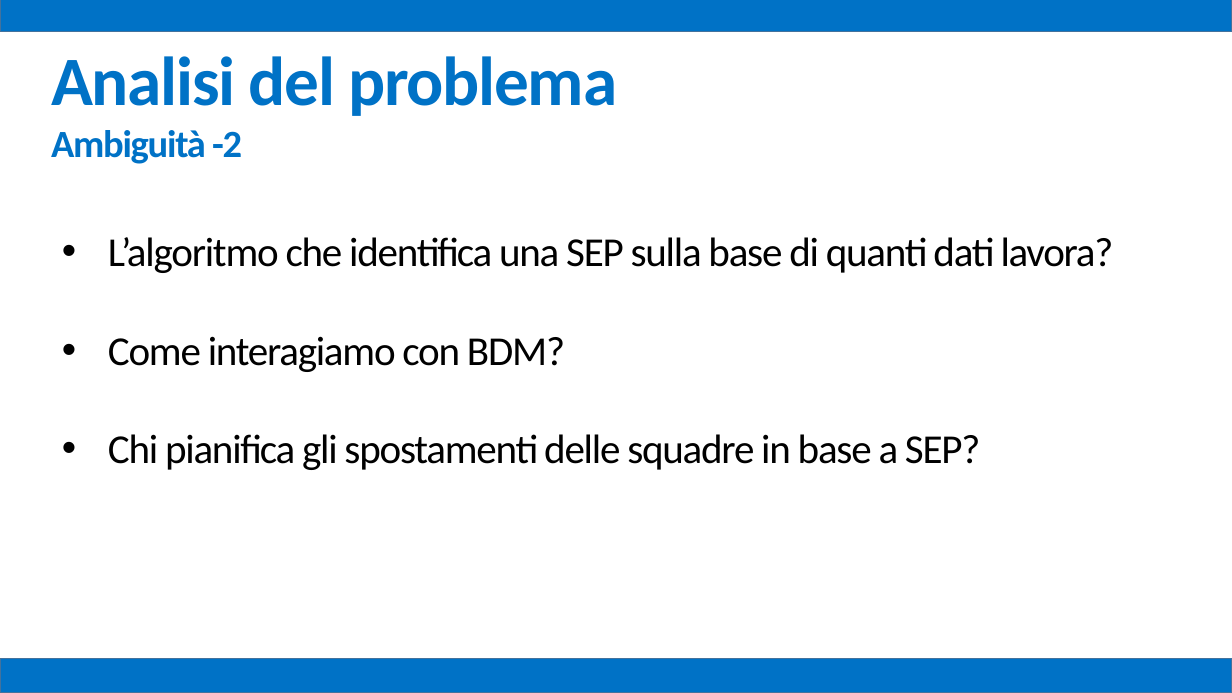
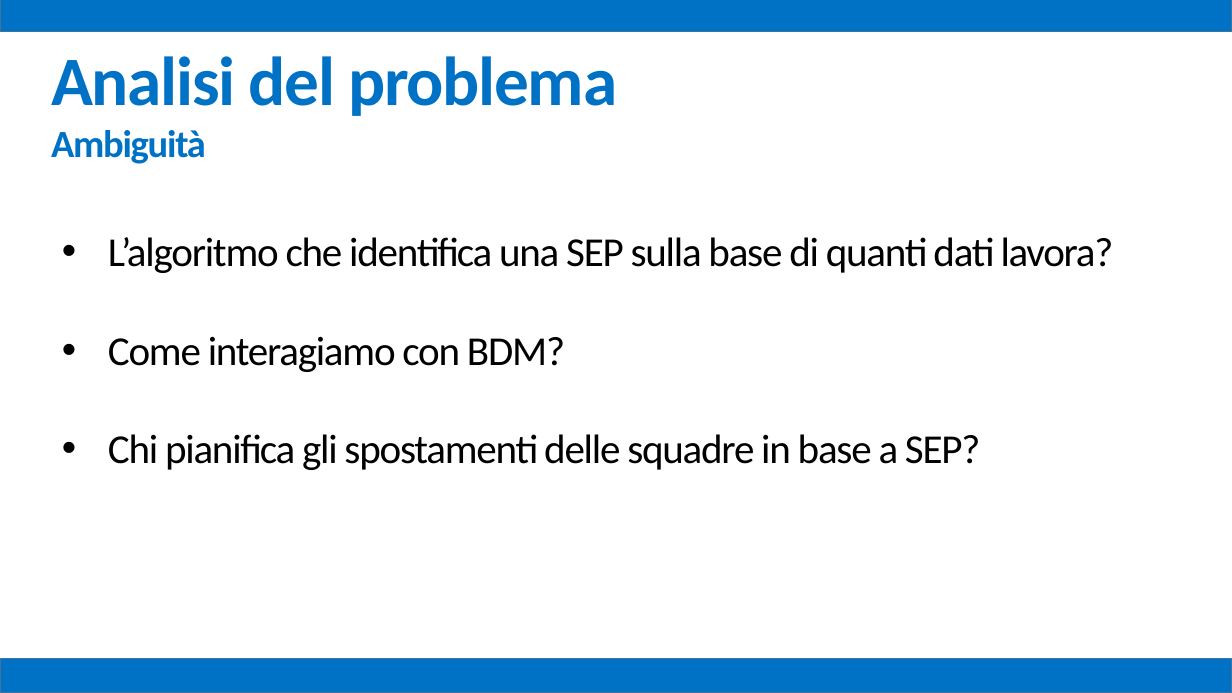
Before and after one commit to mz1991/ProgettoFebbraio2015, a slide deck: slide 9 of Febbraio 2015.pptx. Drawn at 1232x693 pixels with LibreOffice and Linux fonts; fonts in the diff are those of the drawing. Boxes give left, top, right and bottom in pixels: in the first picture for what was removed or moved away, otherwise in the second. Text is boxed around its words. In the diff, an @@ line names an element or a change of style, - is before the commit and + after.

```diff
--- a/Febbraio 2015.pptx
+++ b/Febbraio 2015.pptx
@@ text at (x1=51, y1=130, x2=206, y2=164): text changed @@
-Ambiguità -2
+Ambiguità
```
Also in this commit, not shown: 33 other slides changed.
